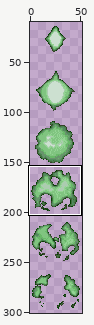
Edited in one commit: sprite sheet (Project/Game/graphics/neutral/missiles/pdriphit.png). Above, an overview of the earlier version with the close-up marked.
Close-up. Before:
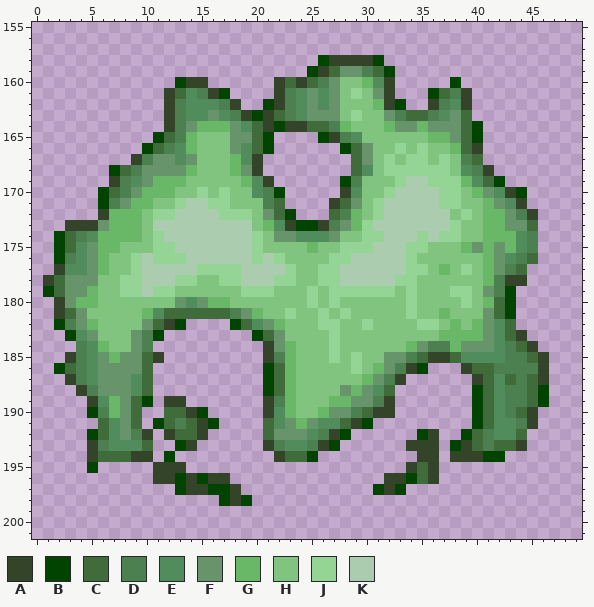
The file is 52x312 pixels. Colours within 5 levels of each other are drawn and written as one. Shown: x 0..49, y 155..201. The wide view leaves out empty margins. The commit also changed other parts of the picture, which this record leaves out.
Palette (. is transparent): A #344428  B #004400  C #406c3c  D #4c8050  E #508c5c  F #68946c  G #68b868  H #80c480  J #94d494  K #acccb0
Once edited:
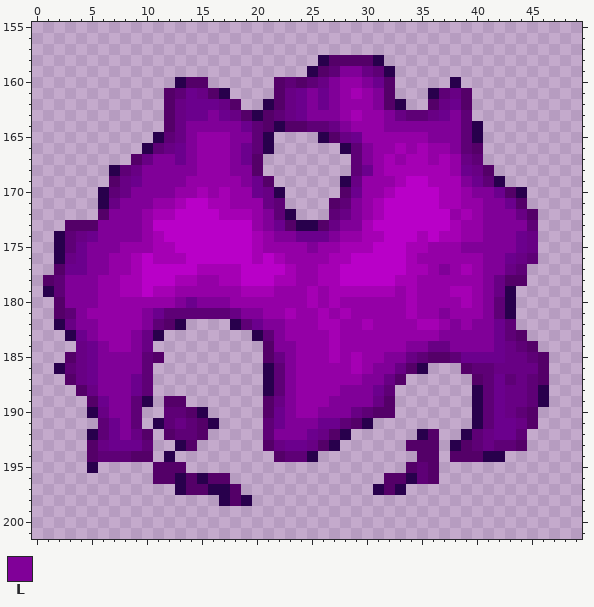
Colours new in this view: L #800098
Diff:
colour A: #344428 -> #540068
colour B: #004400 -> #28004c
colour C: #406c3c -> #5e0076
colour D: #4c8050 -> #680084
colour E: #508c5c -> #6b008d
colour H: #80c480 -> #9400a6
colour J: #94d494 -> #a500b4
colour K: #acccb0 -> #b900c8
y 159: x 28..29 FF -> LL
y 160: x 27 F -> L; x 30 G -> L
y 161: x 25 F -> L; x 27 F -> L; x 31 F -> L
y 162: x 25 F -> L; x 27 F -> L; x 31 G -> L
y 163: x 16 F -> L; x 25..27 FFF -> LLL; x 32 F -> L; x 38 F -> L
y 164: x 14..18 FGGGF -> LLLLL; x 28 G -> L; x 32..38 GFFGFFF -> LLLLLLL
y 165: x 14 G -> L; x 18..19 FF -> LL; x 36..38 GGF -> LLL
y 166: x 14 G -> L; x 18 F -> L; x 30 F -> L; x 38 G -> L
y 167: x 11..12 FF -> LL; x 14 F -> L; x 18 G -> L; x 30 F -> L
y 168: x 10..14 FFFFG -> LLLLL; x 18..19 GF -> LL
y 169: x 10..13 FGGG -> LLLL; x 19 G -> L; x 39 G -> L
y 170: x 9..12 FGGG -> LLLL; x 40..41 GF -> LL
y 171: x 8..10 FGG -> LLL; x 29 F -> L; x 41..42 GF -> LL
y 172: x 7..9 GGG -> LLL; x 21 F -> L; x 29 G -> L; x 41..43 GGF -> LLL
y 173: x 6..9 FGGG -> LLLL; x 21 G -> L; x 28..29 FG -> LL; x 41..44 GGFF -> LLLL
y 174: x 6..9 GGGG -> LLLL; x 22..23 FF -> LL; x 27 F -> L; x 41..43 GGG -> LLL
y 175: x 5..7 FGG -> LLL; x 25 G -> L; x 39..43 GFGFG -> LLLLL
y 176: x 5..6 FG -> LL; x 41..42 GF -> LL
y 177: x 5..6 FG -> LL; x 37 G -> L; x 41..42 GF -> LL
y 178: x 3..5 FFF -> LLL; x 41 G -> L
y 179: x 3..5 FFG -> LLL; x 41 F -> L
y 180: x 3..5 FGG -> LLL; x 13 F -> L; x 15..17 FGG -> LLL; x 41 G -> L
y 181: x 4 F -> L; x 10 G -> L; x 19..20 FG -> LL; x 37 G -> L; x 41 F -> L
y 182: x 4..5 FG -> LL; x 10 F -> L; x 21..22 FG -> LL; x 38 G -> L; x 40..41 GF -> LL
y 183: x 5 F -> L; x 9 F -> L; x 22 F -> L; x 37..41 GGGGF -> LLLLL
y 184: x 6 G -> L; x 9 F -> L; x 22..23 FG -> LL; x 34..35 GF -> LL; x 38..41 GFFF -> LLLL
y 185: x 6..9 FGFF -> LLLL; x 23 G -> L; x 32..33 FF -> LL
y 186: x 6..9 FFFF -> LLLL; x 23 G -> L; x 31..32 GF -> LL
y 187: x 6..8 FFF -> LLL; x 23 G -> L; x 30..31 GF -> LL
y 188: x 6..8 FFF -> LLL; x 23 G -> L; x 28..30 FGF -> LLL
y 189: x 7..8 GF -> LL; x 23 G -> L; x 27..30 GGFF -> LLLL
y 190: x 7..8 GF -> LL; x 23 G -> L; x 26..28 GFF -> LLL
y 191: x 8 F -> L; x 23..25 FGF -> LLL
y 192: x 8 F -> L; x 22..24 FFF -> LLL
Changed places in both close-ups, as pixel boxes (x1, y1, x2, y2):
changed: (43, 55, 549, 506)
